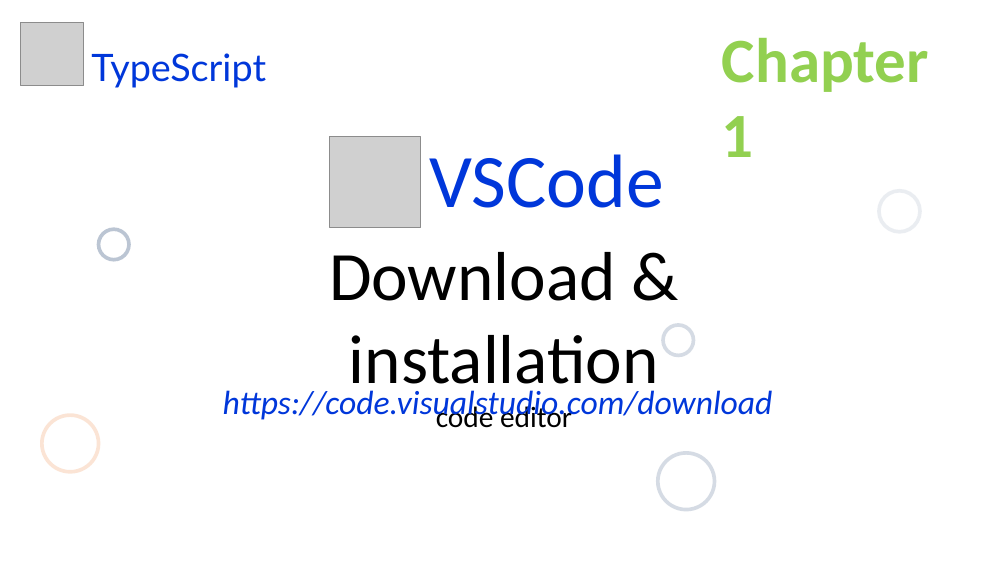
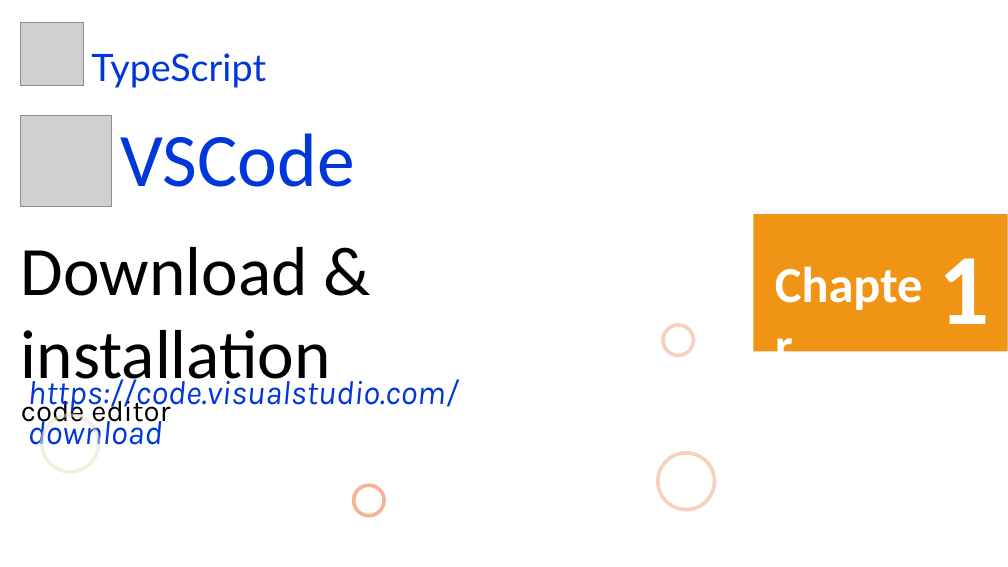
Before and after one commit to uidhtml/typescript-tutorials, a slide deck: slide 3 of typescript-tutorials.pptx. Drawn at 1008x567 pixels with LibreOffice and Linux fonts; fonts in the diff are those of the drawing; grey boxes stand for pictures; background and template pictures are left out. Boxes give left, top, right and bottom in pixels: in the first picture for what was removed or moved away, otherwise in the second. Text is boxed around its words. In the diff, an @@ line names an element or a change of style, - is before the commit and + after.

Commit message:
Added chapter 7

```diff
--- a/typescript-tutorials.pptx
+++ b/typescript-tutorials.pptx
@@ picture: place and size @@
-picture at box(330, 137, 420, 228)
+picture at box(20, 116, 111, 206)
@@ text "VSCode": place and size @@
-text "VSCode" at box(429, 154, 664, 208)
+text "VSCode" at box(120, 133, 355, 187)
@@ ellipse removed at box(879, 191, 920, 231) @@
@@ rectangle added at box(0, 213, 747, 445), fill #FFFFFF @@
@@ text "Download & installation code editor": place and size @@
-text "Download & installation code editor" at box(329, 252, 659, 428)
+text "Download & installation code editor" at box(21, 247, 331, 428)
@@ text "Download & installation code editor" at box(21, 247, 331, 428): font Calibri to Karla in "code editor"; alignment centre to left @@
@@ rectangle added at box(753, 214, 1008, 352), fill #F09415 @@
@@ text added at box(768, 249, 939, 318), 48 pt, text #FFFFFF, bold @@
+Chapter
@@ text at box(939, 258, 990, 324): text changed; size 60 to 96 pt; text colour #92D050 to #FFFFFF @@
-Chapter 1
+1
@@ text "https://code.visualstudio.com/download": place and size @@
-text "https://code.visualstudio.com/download" at box(223, 390, 773, 422)
+text "https://code.visualstudio.com/download" at box(28, 373, 459, 445)
@@ text "https://code.visualstudio.com/download" at box(28, 373, 459, 445): font Calibri to Karla @@
@@ ellipse at box(42, 415, 98, 472): outline #F8CBAD 3.5 pt to #E6E1C4 3.5 pt @@
@@ outline #ADB9CA 3.5 pt to #F4A283 3.5 pt in 3 elements at box(658, 453, 715, 510), box(663, 325, 693, 355), box(354, 485, 384, 516) @@
@@ ellipse: place and size @@
-ellipse at box(98, 229, 129, 259)
+ellipse at box(354, 485, 384, 516)
```
Also in this commit, not shown: 13 other slides changed, 3 slides added, 3 slides removed, 1 other file.
